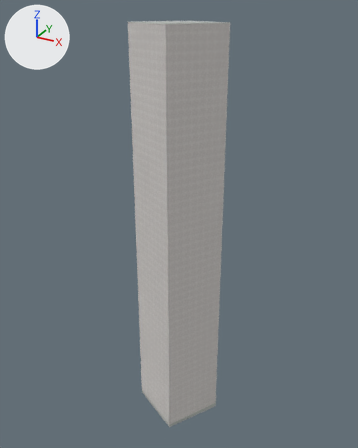
Before and after pictures for a commit that changed the Blender file assets/blender/buildings/osm-way-455556827.blend.
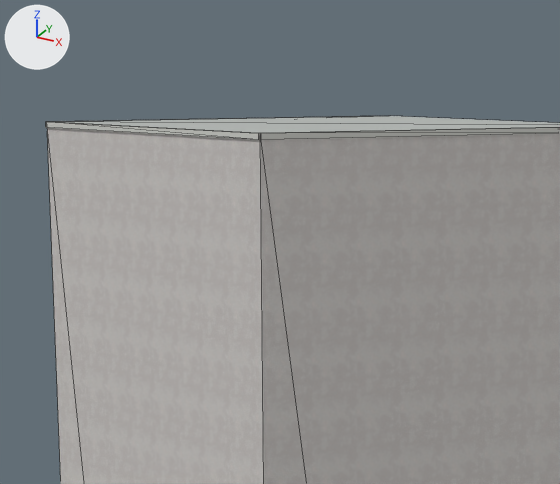
Each version is shown whole from a camera (50 mm lens) standing at (29.5, -53.3, 56.6) and looking at (-0.4, 0.9, 29.5), then close up on the part from 33% to 61% of the width and 0% to 19% of the height. The axes (+X, +Y, +Z) are drawn at upper left. The lights are the same throughout. The last two pictures show the newer version. The close-ups show mesh edges as thin lines.

Objects in the first close-up: 'reality 455556827 near reality aged pale plaster', 'reality 455556827 near reality flat weathered roof', 'reality 455556827 near reality pale aluminum sill'.
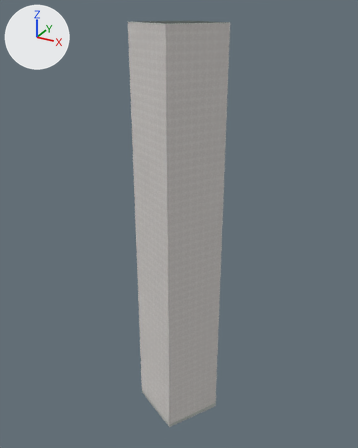
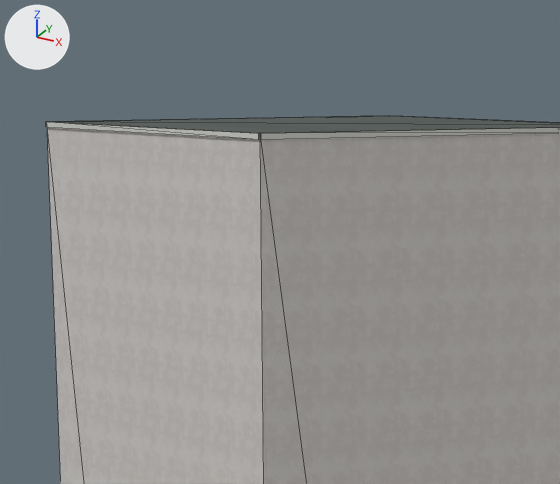
Pixel boxes (x1, y1, x2, y2) of what changed, in the close-ups (560 x 484 px):
```json
{"object": "reality 455556827 near reality flat weathered roof", "change": "surface changed", "before": [58, 116, 560, 133], "after": [58, 116, 560, 133], "on screen": "darker"}
{"part": 1, "of": "me_reality_455556827_near_reality_pale_aluminum_sill", "change": "reshaped", "before": [58, 116, 560, 138], "after": [58, 116, 560, 138]}
```

Scene script edits in JSON lines:
```json
{"op": "add", "block": "img_roof_color_png", "code": ["img_roof_color_png = load_image('roof-color.png', '../../../public/models/architecture/textures/roof-color.png', 256, 256, 'sRGB')"]}
{"op": "add", "block": "img_roof_normal_png", "code": ["img_roof_normal_png = load_image('roof-normal.png', '../../../public/models/architecture/textures/roof-normal.png', 256, 256, 'Non-Color')"]}
{"block": "mat_reality_flat_weathered_roof", "change": "nodes: BsdfPrincipled, OutputMaterial"}
{"block": "mat_reality_flat_weathered_roof", "change": "colours: grey #b3b7b4"}
{"block": "mat_reality_flat_weathered_roof", "change": "nodes: BsdfPrincipled, MixRGB, NormalMap, OutputMaterial, TexImage x2"}
{"block": "mat_reality_flat_weathered_roof", "change": "colours: white #ffffff"}
{"block": "mat_reality_flat_weathered_roof", "change": "uses the picture img_roof_color_png"}
{"block": "mat_reality_flat_weathered_roof", "change": "uses the picture img_roof_normal_png"}
{"block": "me_reality_455556827_near_reality_pale_aluminum_sill", "where": "# used by ob_reality_455556827_near_reality_pale_aluminum_sill; parent = ob_osm_way_455556827; location = (0.0, 0.0, 0.0)"}
{"op": "remove", "block": "me_reality_455556827_near_reality_pale_aluminum_sill", "code": "me_reality_455556827_near_reality_pale_aluminum_sill.from_pydata(...)  # 16 vertices, 8 faces; spans x -5.82..5.82, y -5.77..5.77, z 54.89..55.0"}
{"op": "add", "block": "me_reality_455556827_near_reality_pale_aluminum_sill", "code": "me_reality_455556827_near_reality_pale_aluminum_sill.from_pydata(...)  # 32 vertices, 16 faces; spans x -5.82..5.82, y -5.77..5.77, z 54.89..55.0"}
{"block": "me_reality_455556827_near_reality_pale_aluminum_sill", "change": "me_reality_455556827_near_reality_pale_aluminum_sill part 1"}
{"block": "me_reality_455556827_near_reality_pale_aluminum_sill", "change": "8 faces are deleted"}
{"block": "me_reality_455556827_near_reality_pale_aluminum_sill", "change": "8 vertices are added at x -5.8..5.8, y -5.74..5.74, z 55.0"}
{"block": "me_reality_455556827_near_reality_pale_aluminum_sill", "change": "8 new vertices lie (0.0, 0.0, 0.11) away from vertices in x -5.82..5.82, y -5.77..5.77, z 54.89"}
{"block": "me_reality_455556827_near_reality_pale_aluminum_sill", "change": "16 new faces join them"}
```
